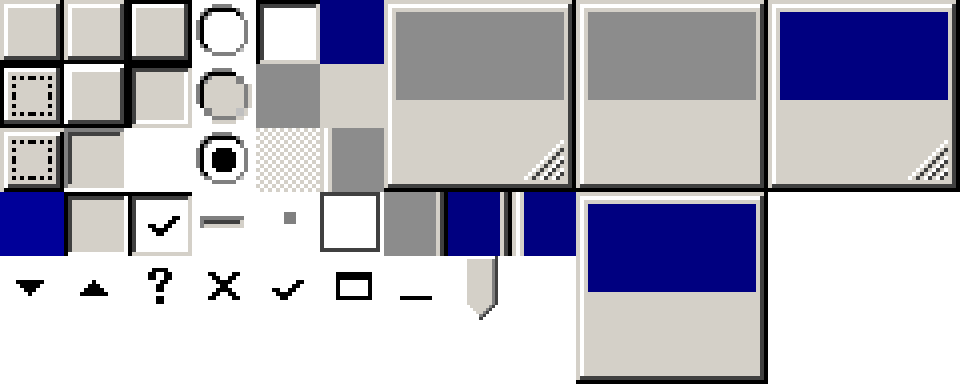
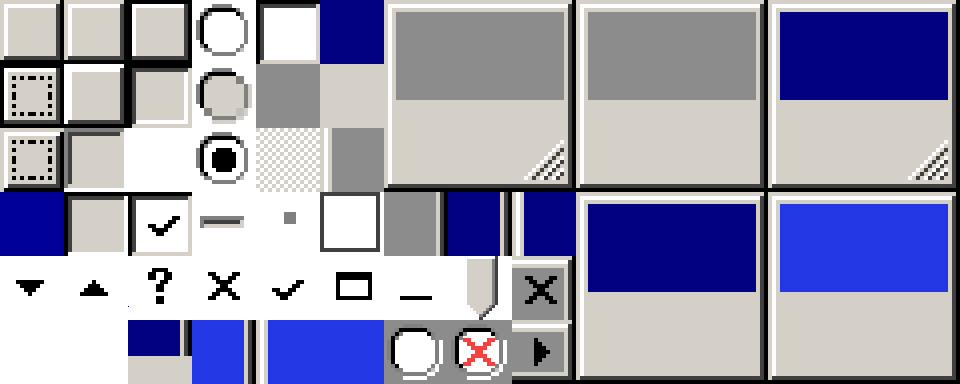
Layers edited between the first and the second 960×384 image:
renamed "Windows_Slider_Handle.png #1" to "retroWinGUITM4x.png", painted on it over bbox(128, 192, 960, 384)
